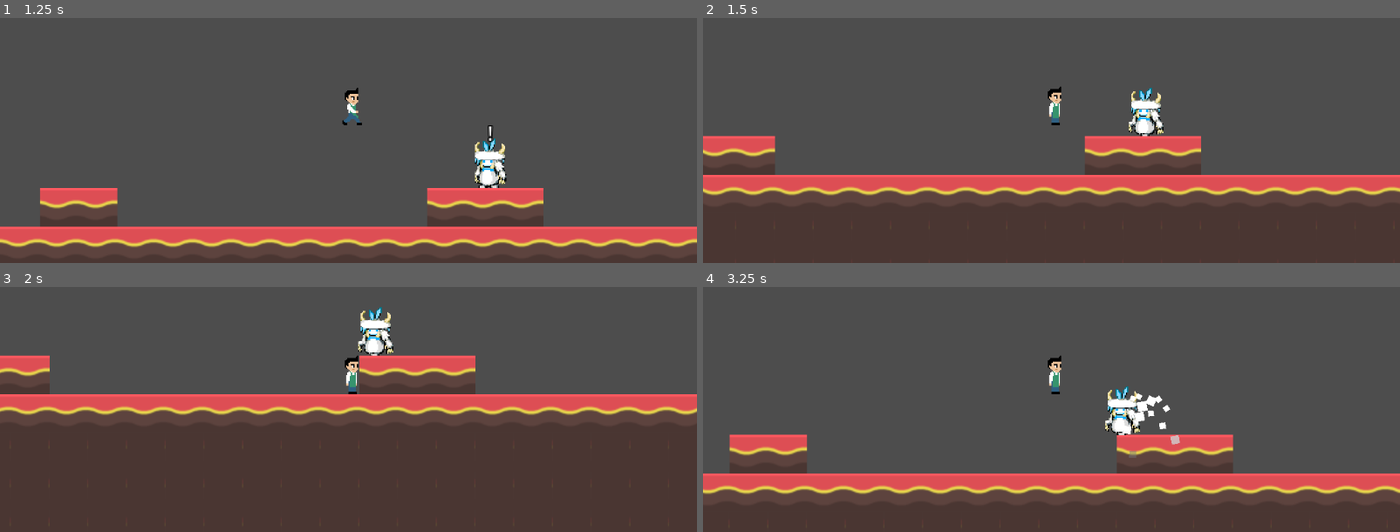
Above: before the commit, frames 1-4 (two rows, left to right).
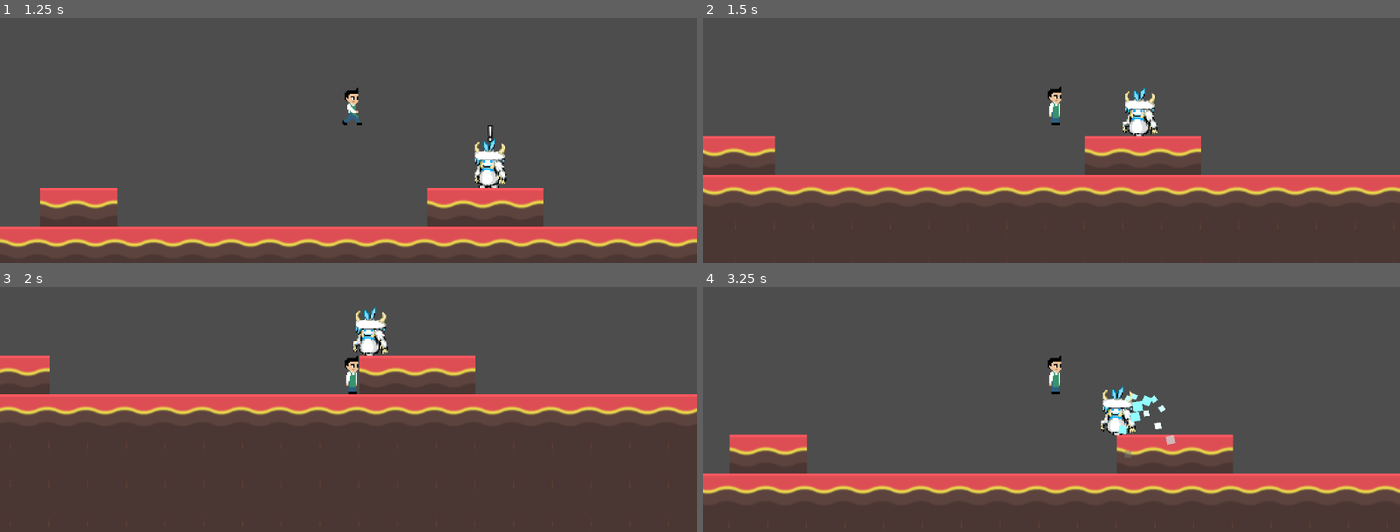
Above: after the commit, the same moments.

Repository: TheKizzyDev/GodotWildJam62
Game: Godot game, scene res://temp/temporary_test_area.tscn
Same seed, same stepped clock (60 frames per second), same inputs: the game is played once before the commit and once after it. This scene is started directly instead of the project's main scene.
Inputs (mouse positions are in pixels of both pictures, inside the frame that each line leads up to):
- Up to frame 1 (1.25 s): move the mouse to (501, 47) at 0.52 s; hold D (move_right) from 0.53 s (still down); click (501, 47) at 0.6 s; tap Space (jump) at 0.77 s
- Up to frame 2 (1.5 s): keep holding D (move_right); move the mouse to (912, 86) at 1.27 s; tap E (interact) at 1.35 s
- Up to frame 3 (2 s): keep holding D (move_right); tap Space (jump) at 1.52 s
- Up to frame 4 (3.25 s): move the mouse to (outside the picture) at 2.02 s; release D (move_right) at 2.03 s; hold A (move_left) 2.03-2.78 s; click (outside the picture) at 2.1 s; move the mouse to (1016, 414) at 2.77 s; hold D (move_right) from 2.78 s (still down); tap E (interact) at 2.85 s; tap Space (jump) at 3.02 s

Frame 1 is identical in both runs. In frame 2, 0.8% of the frame differs, in the area x 60-67%, y 28-49%; in frame 3, 0.7%; in frame 4, 1.1%, in the area x 57-69%, y 40-70%.

Commit message:
updated tilemap

Diff:
--- a/enemies/enemy_base.gd
+++ b/enemies/enemy_base.gd
@@ -9,6 +9,7 @@
 @onready var ground_detector_right = $GroundDetectorRight
 @onready var hitbox = $Hitbox
 @onready var hurtbox = $Hurtbox
+@onready var notice_player_timer = $NoticePlayerArea/NoticePlayerTimer
 
 var gravity = ProjectSettings.get_setting("physics/2d/default_gravity")
 var facing_left : bool:
@@ -118,9 +119,12 @@
 	$TemporaryExclamationMark.visible = true
 	skin.play("idle")
 	velocity.x = 0
+	notice_player_timer.start()
 
 func notice_state():
-	pass
+	if notice_player_timer.is_stopped():
+		enter_walk()
+		$TemporaryExclamationMark.visible = false
 
 
 #-#-#-#-#-#-#-#-#-#-#-#-#-#-#-#-#-#-#-#-#-#-#-#-
--- a/enemies/enemy_base.tscn
+++ b/enemies/enemy_base.tscn
@@ -5,7 +5,7 @@
 [ext_resource type="PackedScene" uid="uid://cho7o3kcm17lq" path="res://components/hurtbox.tscn" id="4_vumk1"]
 
 [sub_resource type="RectangleShape2D" id="RectangleShape2D_i15u8"]
-size = Vector2(154, 35)
+size = Vector2(246, 35)
 
 [sub_resource type="LabelSettings" id="LabelSettings_ims5m"]
 outline_size = 4
@@ -44,7 +44,11 @@
 [node name="CollisionPolygon2D" type="CollisionPolygon2D" parent="NoticePlayerArea"]
 position = Vector2(0, 2.9719)
 scale = Vector2(1, 1.02646)
-polygon = PackedVector2Array(-124, -78.8843, -124, 32.1766, -1, -4, 125, 31.2024, 125, -76.9359, 0, -36.9929)
+polygon = PackedVector2Array(-150, -83.7557, -150, 33.1509, 0, -1.92107, 153, 29.254, 153, -86.6784, 0, -38.9415)
+
+[node name="NoticePlayerTimer" type="Timer" parent="NoticePlayerArea"]
+wait_time = 2.0
+one_shot = true
 
 [node name="ChasePlayerArea" type="Area2D" parent="."]
 collision_layer = 0
--- a/enemies/ice_shroom.tscn
+++ b/enemies/ice_shroom.tscn
@@ -266,8 +266,8 @@
 size = Vector2(3, 20)
 
 [sub_resource type="Gradient" id="Gradient_xx53l"]
-offsets = PackedFloat32Array(0.488889, 0.637037)
-colors = PackedColorArray(1, 1, 1, 1, 0, 0, 0, 0)
+offsets = PackedFloat32Array(0.185185, 0.488889, 0.637037)
+colors = PackedColorArray(0.57, 0.992833, 1, 1, 1, 1, 1, 1, 0, 0, 0, 0)
 
 [sub_resource type="GradientTexture1D" id="GradientTexture1D_y0ilb"]
 gradient = SubResource("Gradient_xx53l")
